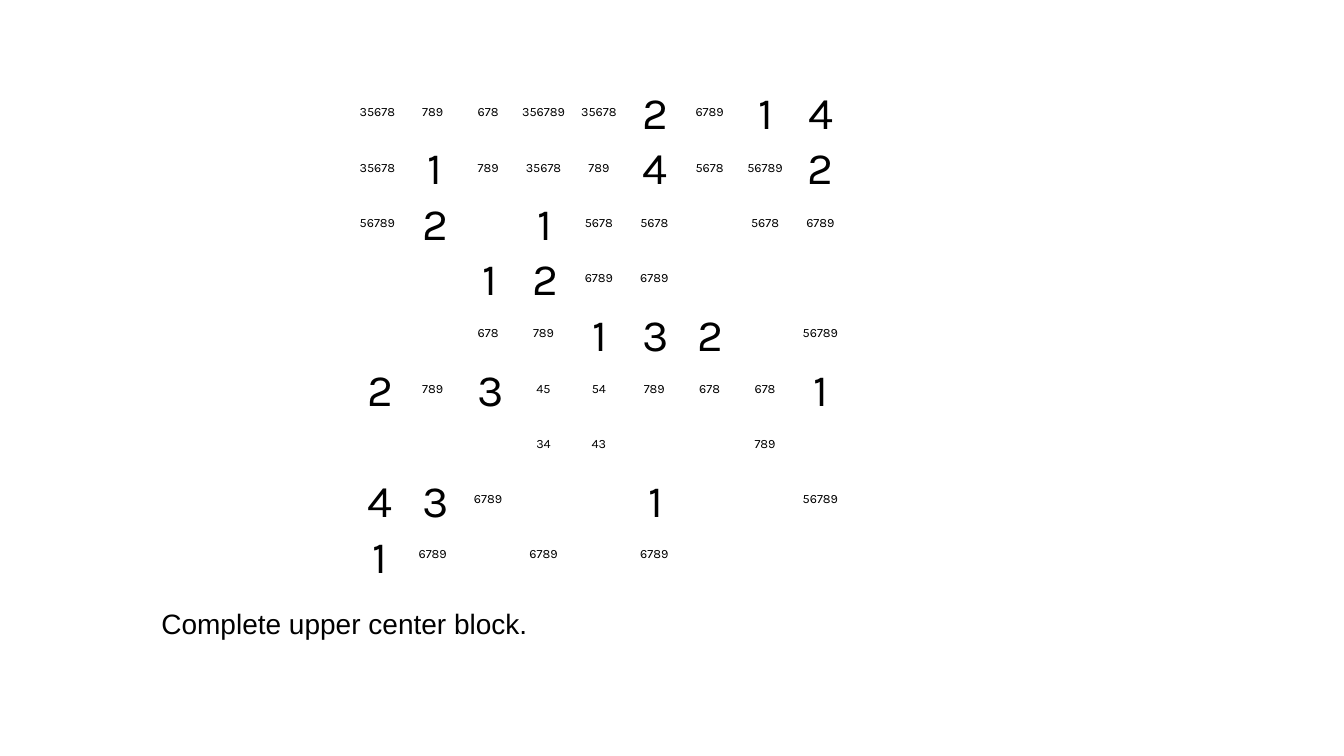
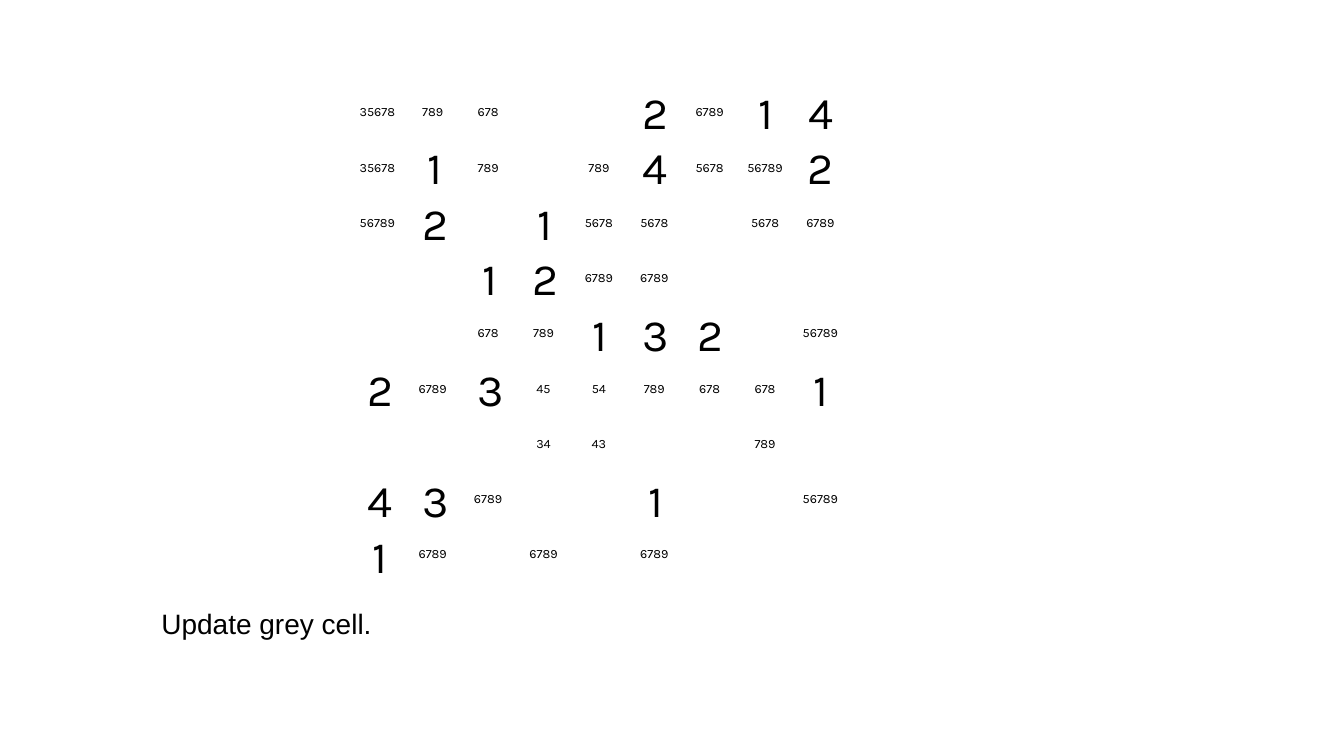
Before and after one commit to jhardis/WSJ_Number_Puzzles, a slide deck: slide 38 of 20260711_2.pptx (slide 40 before the commit). Drawn at 1344x756 pixels with LibreOffice and Linux fonts; fonts in the diff are those of the drawing; background and template pictures are left out. Boxes give left, top, right and bottom in pixels: in the first picture for what was removed or moved away, otherwise in the second. Text is boxed around its words. In the diff, an @@ line names an element or a change of style, - is before the commit and + after.

```diff
--- a/20260711_2.pptx
+++ b/20260711_2.pptx
@@ text removed at (522,108,565,116) @@
-356789
@@ text removed at (581,108,616,116) @@
-35678
@@ text removed at (526,164,561,172) @@
-35678
@@ text at (419,385,447,393): text changed @@
-789
+6789
@@ text at (161,613,372,639): text changed @@
-Complete upper center block.
+Update grey cell.
```
Also in this commit, not shown: 23 other slides changed, 1 slide removed.
